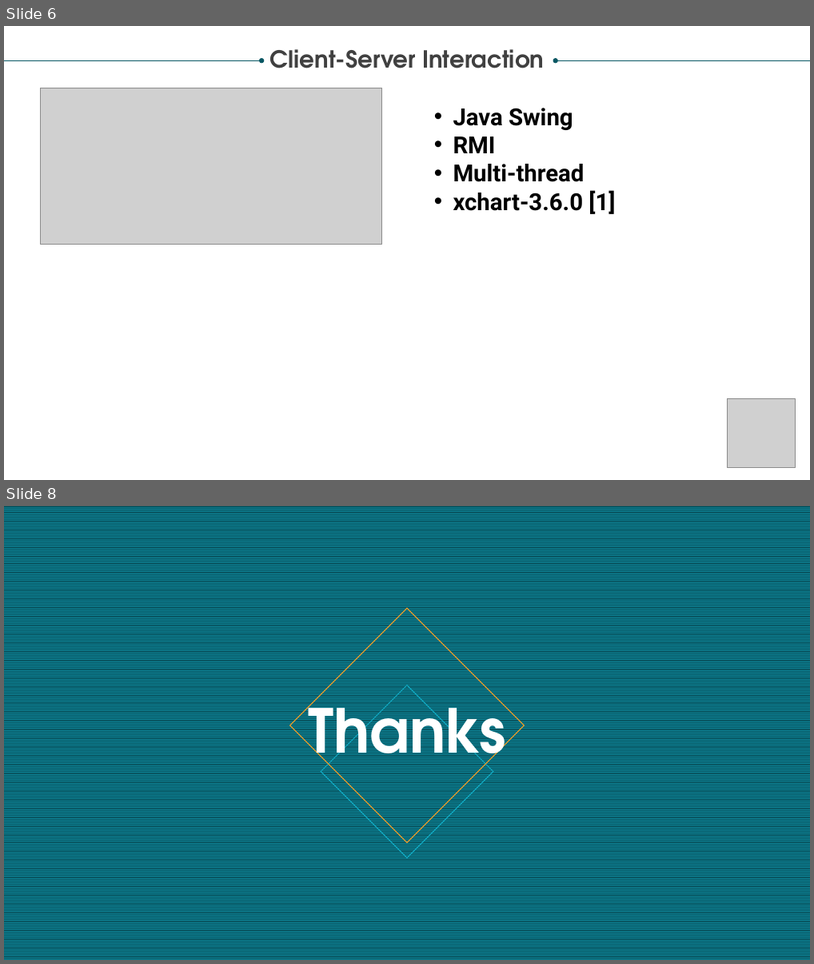
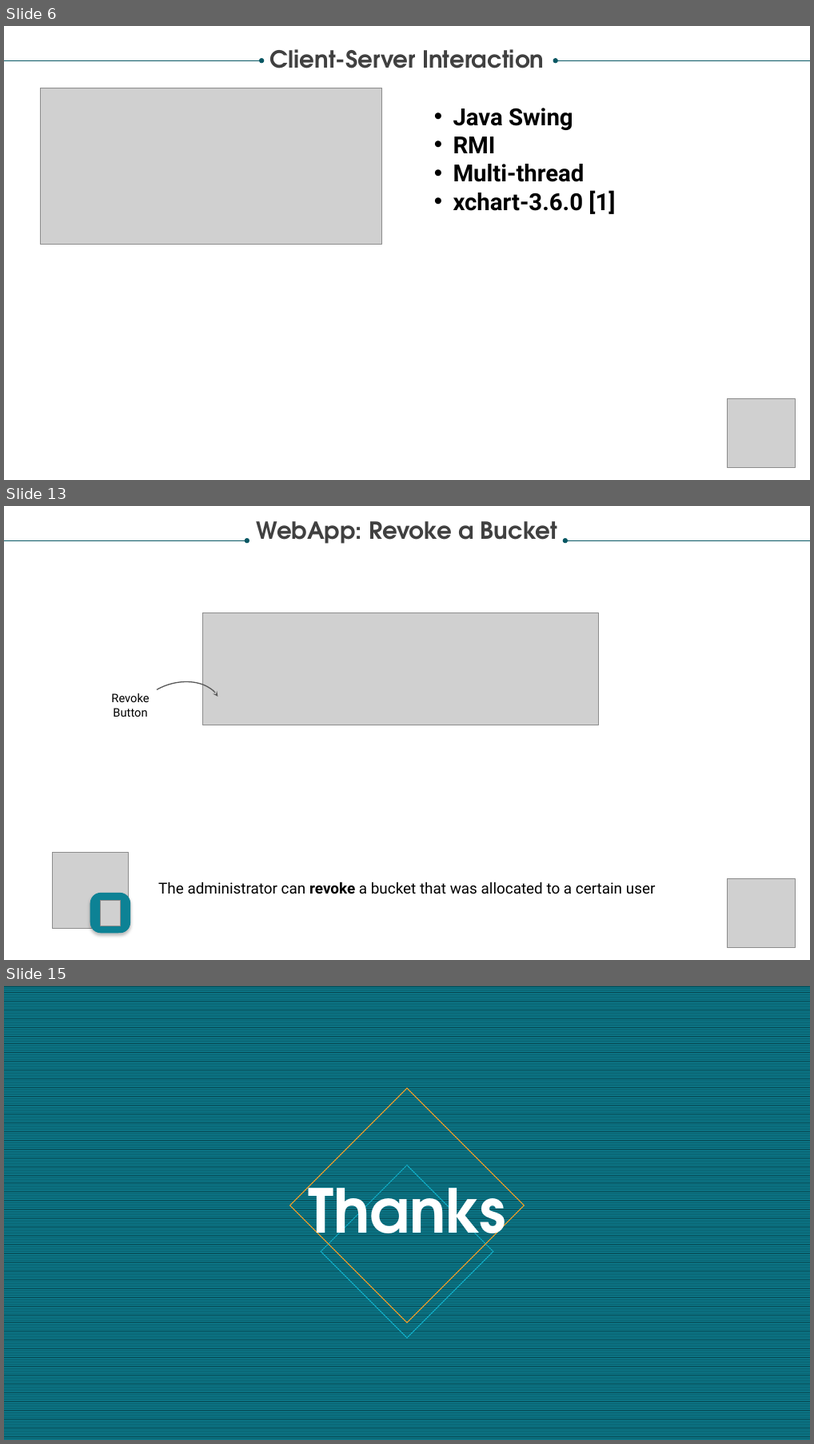
Before and after one commit to PippoGit/DistributedHashBreaker, a slide deck: Distributed Hash-breaker.pptx. Shown one above the other, each under a label of ours: slides 6 and 8 before the commit, slides 6, 13 and 15 after it; the slides between them are not shown. The pictures are 814x964 and 814x1444 pixels, drawn with LibreOffice and Linux fonts; fonts in the diff are those of the drawing; grey boxes stand for pictures. Boxes give left, top, right and bottom in pixels: in the first picture for what was removed or moved away, otherwise in the second. Text is boxed around its words. In the diff, an @@ line names an element or a change of style, - is before the commit and + after.

```diff
--- a/Distributed Hash-breaker.pptx
+++ b/Distributed Hash-breaker.pptx
@@ slide 13 added at <box>4,506,810,960</box>, background #FFFFFF @@
@@ text added at <box>257,521,558,544</box>, 28 pt, text #404040, bold @@
+WebApp: Revoke a Bucket
@@ arrow added from (4, 540) to (247, 540), #085764 0.5 pt @@
@@ arrow added from (810, 540) to (566, 540), #085764 0.5 pt @@
@@ picture added at <box>203,612,598,725</box> @@
@@ arc (boxed as its full ellipse) added at <box>130,673,227,751</box>, outline #595959 1.25 pt @@
@@ text added at <box>111,693,149,716</box>, 14 pt, text #000000 @@
+Revoke Button
@@ picture added at <box>52,852,129,928</box> @@
@@ text added at <box>158,881,656,894</box>, 18 pt, text #000000 @@
+The administrator can revoke a bucket that was allocated to a certain user
@@ picture added at <box>727,878,795,947</box> @@
@@ rounded rectangle added at <box>90,892,131,933</box>, fill #0D8295 @@
@@ picture added at <box>101,900,120,925</box> @@
@@ what was slide 8 is now slide 15 @@
```
Also in this commit, not shown: 1 slide changed, 7 other slides added, 1 slide removed, 1 other file.
